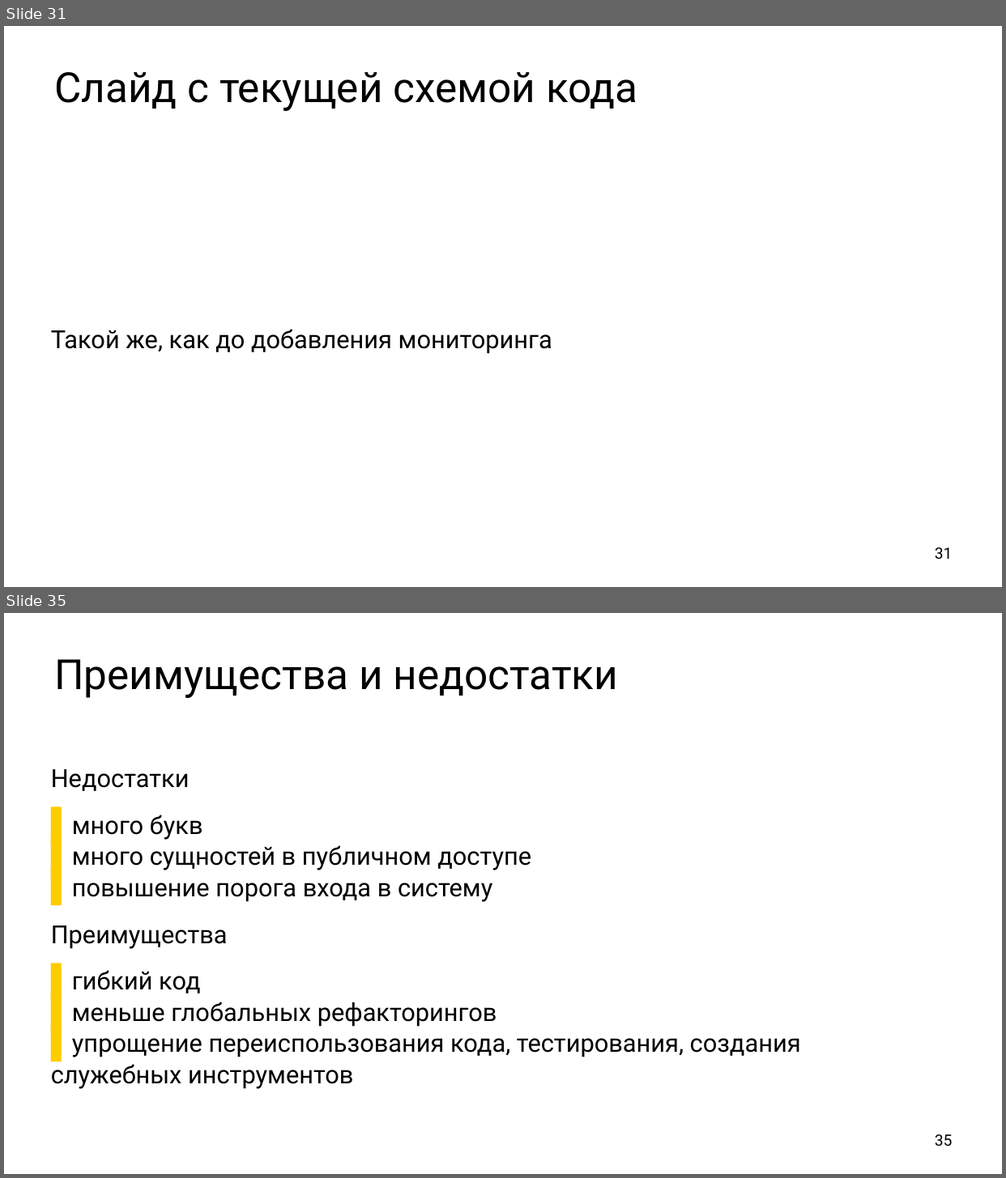
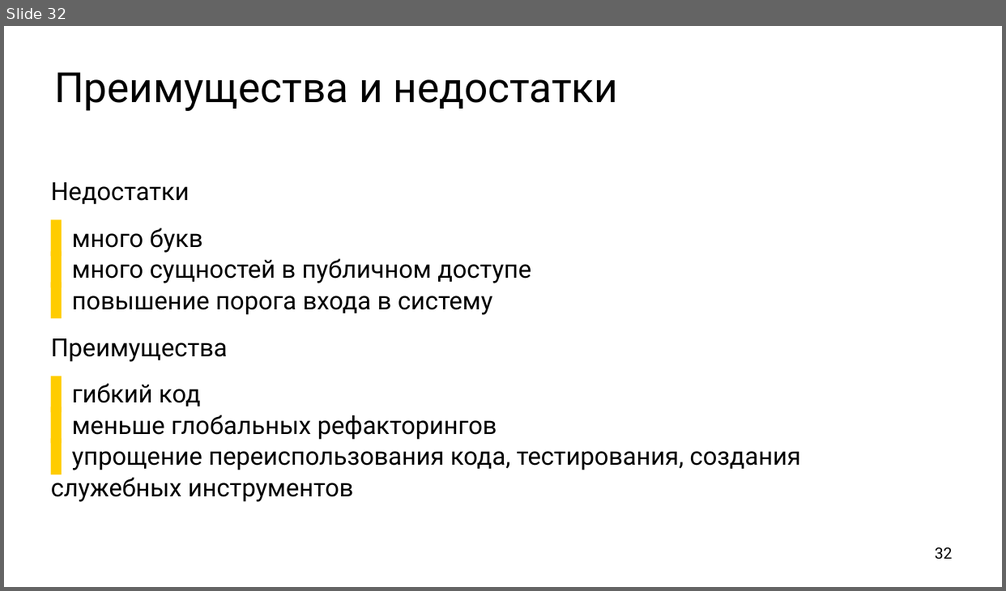
Before and after one commit to ishfb/cpprus17, a slide deck: slides.pptx. Shown one above the other, each under a label of ours: slides 31 and 35 before the commit, slide 32 after it; the slides between them are not shown. The pictures are 1006x1178 and 1006x591 pixels, drawn with LibreOffice and Linux fonts; fonts in the diff are those of the drawing. Boxes give left, top, right and bottom in pixels: in the first picture for what was removed or moved away, otherwise in the second. Text is boxed around its words. In the diff, an @@ line names an element or a change of style, - is before the commit and + after.

```diff
--- a/slides.pptx
+++ b/slides.pptx
@@ slide 31 removed at <box>4,26,1002,587</box>, background #FFFFFF @@
@@ title removed at <box>54,72,637,111</box> @@
-Слайд с текущей схемой кода
@@ text removed at <box>51,329,552,354</box> @@
-Такой же, как до добавления мониторинга
@@ page number removed at <box>935,548,953,559</box> @@
-31
@@ what was slide 35 is now slide 32 @@
@@ page number at <box>935,548,953,559</box>: text changed @@
-35
+32
```
Also in this commit, not shown: 2 slides changed, 3 slides added, 5 other slides removed, 2 other files.
